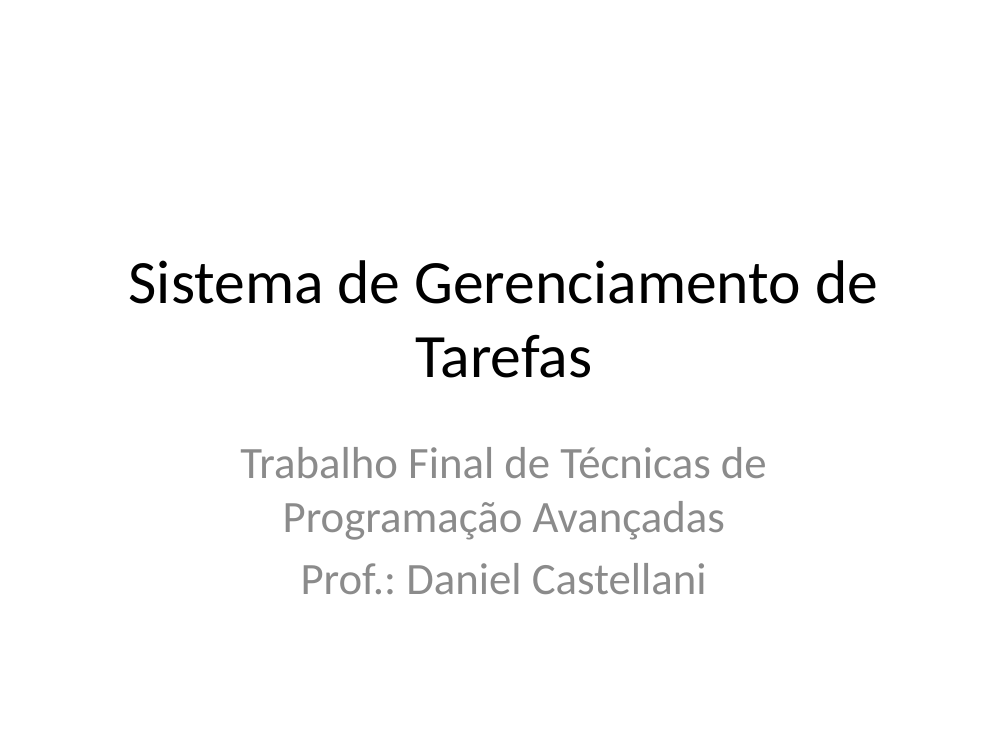
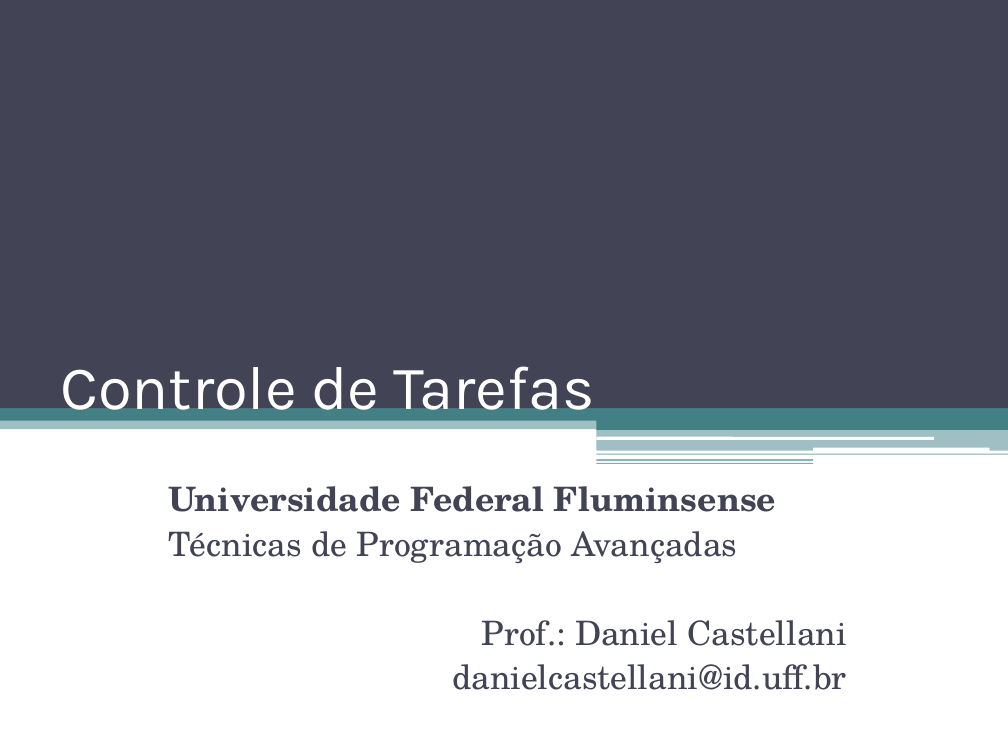
Before and after one commit to dancastellani/controle-tarefas, a slide deck: slide 1 of docs/Trabalho-Final.pptx. Drawn at 1008x756 pixels with LibreOffice and Linux fonts; fonts in the diff are those of the drawing. Boxes give left, top, right and bottom in pixels: in the first picture for what was removed or moved away, otherwise in the second. Text is boxed around its words. In the diff, an @@ line names an element or a change of style, - is before the commit and + after.

```diff
--- a/docs/Trabalho-Final.pptx
+++ b/docs/Trabalho-Final.pptx
@@ rectangle added at [0,0,1008,408], fill #424456 @@
@@ title "Controle de Tarefas" at [60,366,594,424]: vertical alignment middle to bottom @@
@@ title at [60,366,594,424]: text changed; font Calibri to Karla; text colour #000000 to #FFFFFF @@
-Sistema de Gerenciamento de Tarefas
+Controle de Tarefas
@@ rectangle added at [0,402,1008,429], fill #438086 at 50% opacity @@
@@ rectangle added at [0,405,1008,420], fill #438086 @@
@@ rectangle added at [707,401,1008,428], fill #438086 @@
@@ rectangle added at [597,420,1008,430], fill #438086 @@
@@ rectangle added at [597,429,1008,451], fill #438086 at 50% opacity @@
@@ rounded rectangle added at [597,436,934,439], fill #FFFFFF @@
@@ rounded rectangle added at [813,448,990,452], fill #FFFFFF @@
@@ rectangle added at [597,454,1008,455], fill #438086 at 65% opacity @@
@@ rectangle added at [597,459,813,461], fill #438086 at 60% opacity @@
@@ rectangle added at [597,463,813,464], fill #438086 at 65% opacity @@
@@ subtitle at [168,486,776,563]: text changed; size 32 to 24 pt; font Calibri to TeX Gyre Schola; text colour #8C8C8C to #424456; bold on @@
-Trabalho Final de Técnicas de Programação Avançadas
+Universidade Federal Fluminsense
+Técnicas de Programação Avançadas
@@ subtitle at [482,620,847,646]: size 32 to 24 pt, font Calibri to TeX Gyre Schola, text colour #8C8C8C to #424456 in "Prof.: Daniel Castellani"; alignment centre to right; indent changed; less space between paragraphs @@
@@ subtitle at [452,664,847,690]: paragraph added @@
+danielcastellani@id.uff.br
```
Also in this commit, not shown: 5 other slides changed, 4 slides added, 25 other files.
